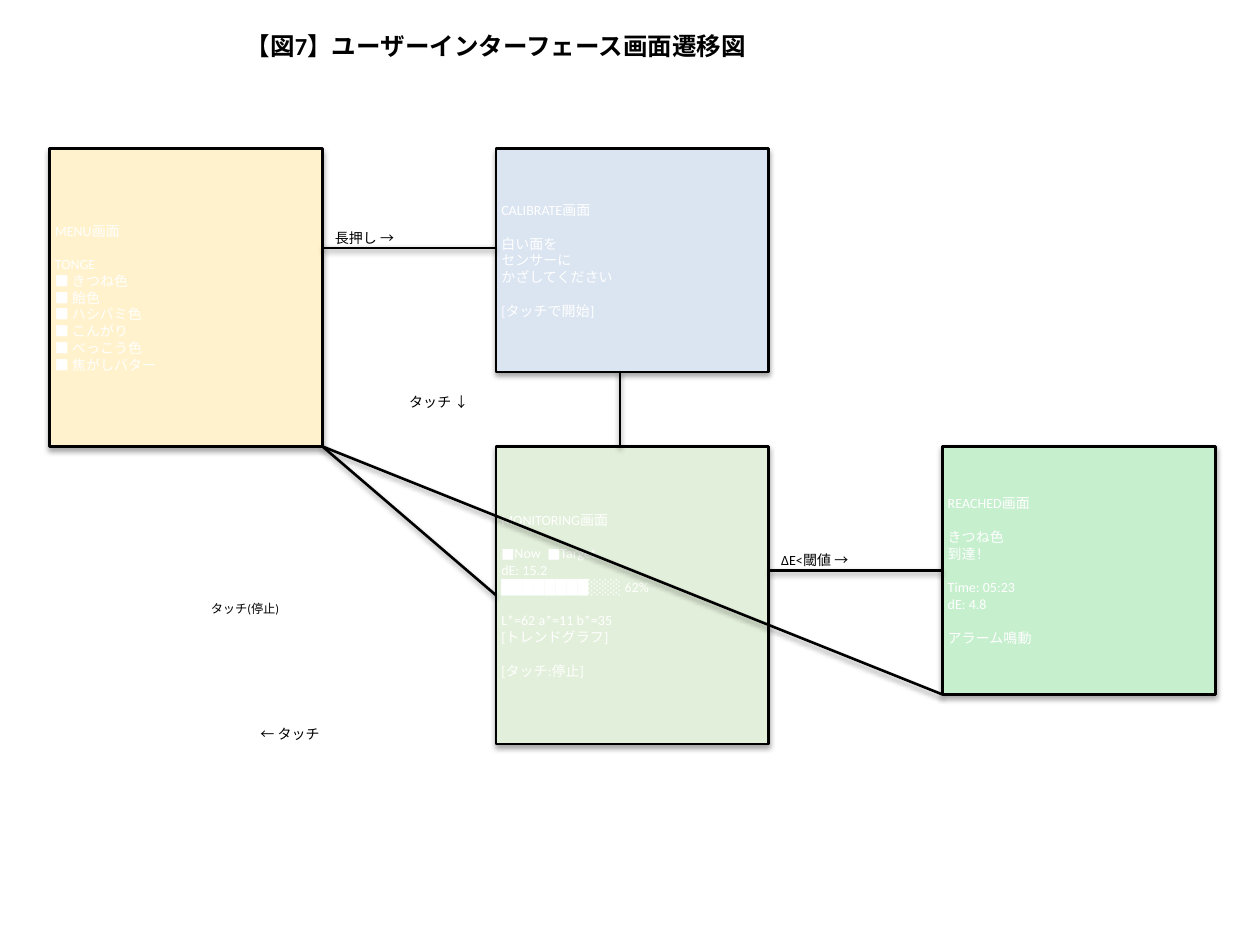
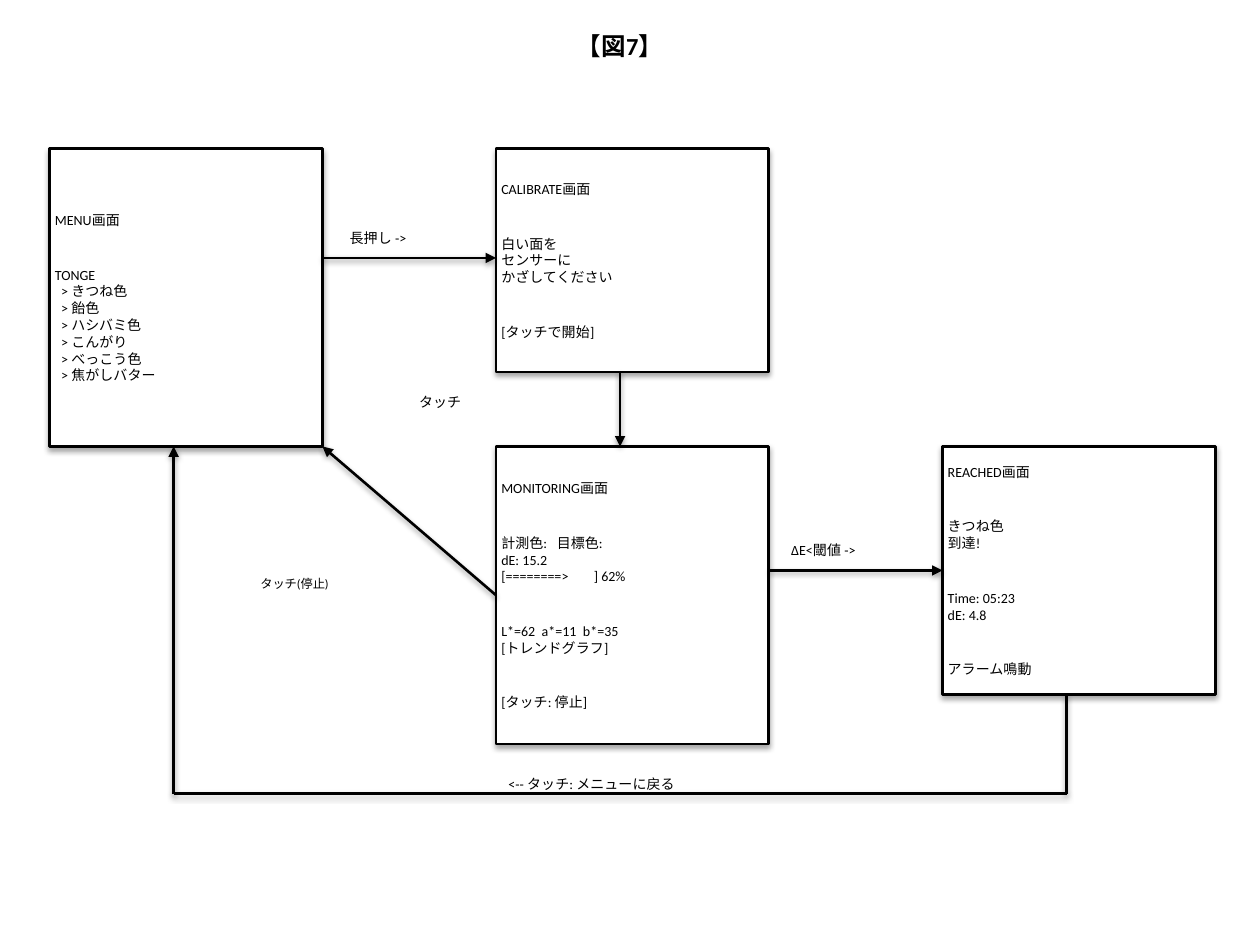
Before and after one commit to bougtoir/medical-accident-its-analysis, a slide deck: slide 7 of color_cooking_concept/filing_docs/patent_figures.pptx. Drawn at 1260x945 pixels with LibreOffice and Linux fonts; fonts in the diff are those of the drawing. Boxes give left, top, right and bottom in pixels: in the first picture for what was removed or moved away, otherwise in the second. Text is boxed around its words. In the diff, an @@ line names an element or a change of style, - is before the commit and + after.

```diff
--- a/color_cooking_concept/filing_docs/patent_figures.pptx
+++ b/color_cooking_concept/filing_docs/patent_figures.pptx
@@ text at <box>577,34,663,58</box>: text changed @@
-【図7】ユーザーインターフェース画面遷移図
+【図7】
@@ rectangle "MENU画面" at <box>49,149,323,446</box>: fill #FFF2CC to #FFFFFF @@
@@ rectangle "CALIBRATE画面" at <box>496,149,770,372</box>: fill #DBE5F1 to #FFFFFF @@
@@ text in rectangle at <box>501,183,612,339</box>: text added @@
+CALIBRATE画面
+白い面を
+センサーに
+かざしてください
+[タッチで開始]
@@ text in rectangle at <box>55,214,155,381</box>: text added @@
+MENU画面
+TONGE
+> きつね色
+> 飴色
+> ハシバミ色
+> こんがり
+> べっこう色
+> 焦がしバター
@@ text at <box>350,231,392,244</box>: text changed @@
-長押し →
+長押し ->
@@ line moved from (323, 248) - (496, 248) to (323, 258) - (496, 258) @@
@@ line (323, 258) - (496, 258): line to arrow @@
@@ line (620, 372) - (620, 446): line to arrow @@
@@ text at <box>419,395,461,408</box>: text changed @@
-タッチ ↓
+タッチ
@@ arrow added from (174, 794) to (174, 446), #000000 1.5 pt @@
@@ line (496, 595) - (323, 446): line to arrow @@
@@ rectangle "MONITORING画面" at <box>496,446,770,743</box>: fill #E2EFDA to #FFFFFF @@
@@ rectangle "REACHED画面" at <box>942,446,1216,694</box>: fill #C6EFCE to #FFFFFF @@
@@ text in rectangle at <box>948,466,1032,675</box>: text added @@
+REACHED画面
+きつね色
+到達!
+Time: 05:23
+dE: 4.8
+アラーム鳴動
@@ text in rectangle at <box>501,482,625,709</box>: text changed; text colour #FFFFFF to #000000 @@
-MONITORING画面
-■Now ■Target
-dE: 15.2
-████████░░░ 62%
-L*=62 a*=11 b*=35
-[トレンドグラフ]
-[タッチ:停止]
+MONITORING画面
+計測色: 目標色:
+dE: 15.2
+[========> ] 62%
+L*=62 a*=11 b*=35
+[トレンドグラフ]
+[タッチ: 停止]
@@ text at <box>791,544,841,556</box>: text changed @@
-ΔE<閾値 →
+ΔE<閾値 ->
@@ text "タッチ(停止)": place and size @@
-text "タッチ(停止)" at <box>211,602,279,615</box>
+text "タッチ(停止)" at <box>260,577,328,590</box>
@@ line (769, 571) - (942, 571): line to arrow @@
@@ line moved from (942, 694) - (323, 446) to (1066, 694) - (1066, 794) @@
@@ text at <box>527,777,674,793</box>: text changed @@
-← タッチ
+<-- タッチ: メニューに戻る
@@ line added from (1066, 794) to (174, 794), #000000 1.5 pt @@
```
Also in this commit, not shown: 6 other slides changed, 1 other file.
